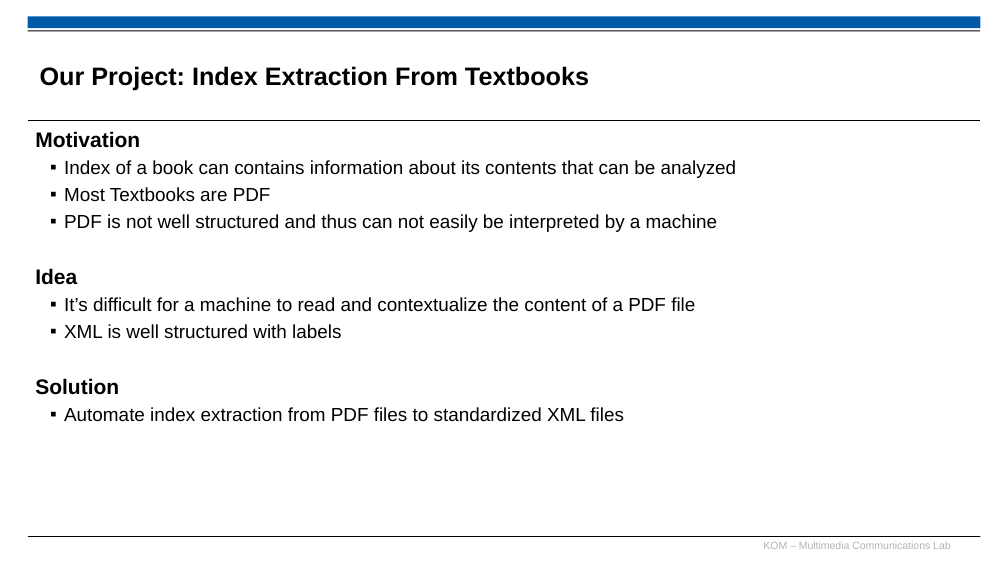
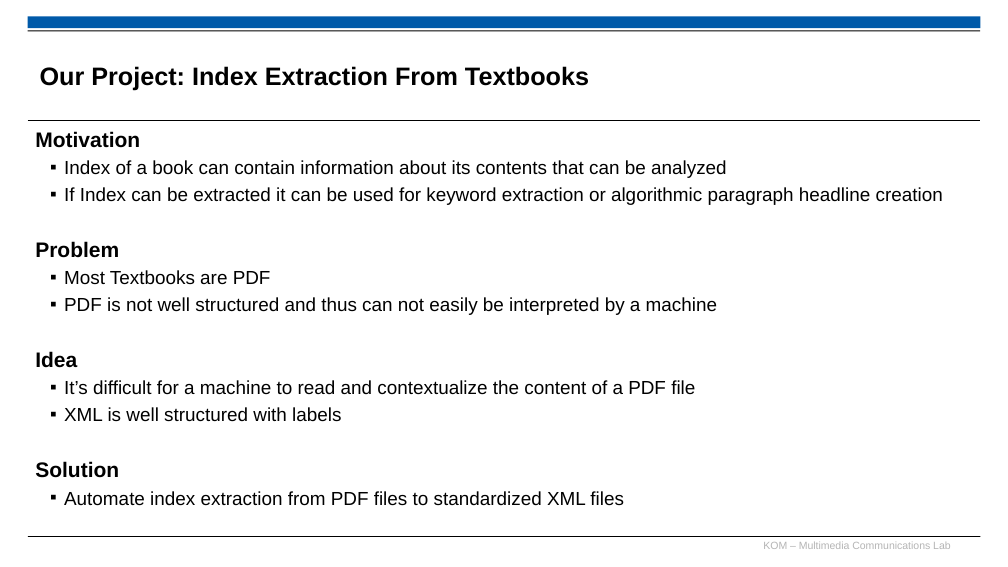
Before and after one commit to Magrena/IndexExtraction, a slide deck: slide 2 of Presentation/DesignWorkshop.pptx. Drawn at 1008x567 pixels with LibreOffice and Linux fonts; fonts in the diff are those of the drawing; background and template pictures are left out. Boxes give left, top, right and bottom in pixels: in the first picture for what was removed or moved away, otherwise in the second. Text is boxed around its words. In the diff, an @@ line names an element or a change of style, - is before the commit and + after.

```diff
--- a/Presentation/DesignWorkshop.pptx
+++ b/Presentation/DesignWorkshop.pptx
@@ text at box(35, 160, 943, 258): text changed @@
-  ▪ Index of a book can contains information about its contents that can be analyzed
+  ▪ Index of a book can contain information about its contents that can be analyzed
+  ▪ If Index can be extracted it can be used for keyword extraction or algorithmic paragraph headline creation
+Problem
```
Also in this commit, not shown: 5 other slides changed, 1 slide added, 1 other file.
